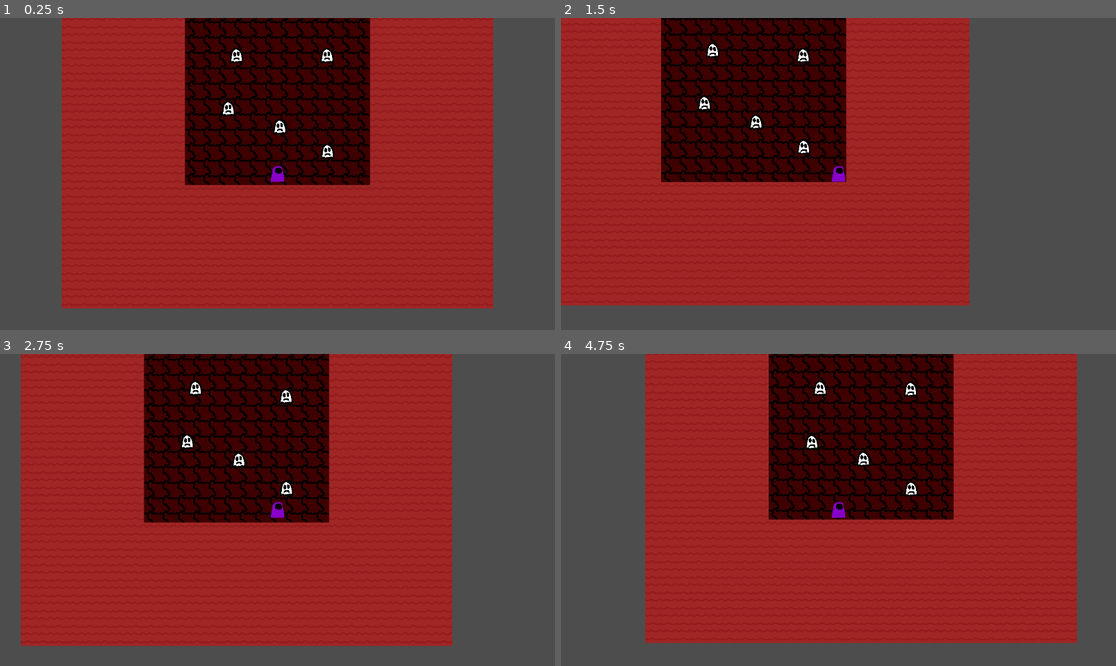
Above: before the commit, frames 1-4 (two rows, left to right).
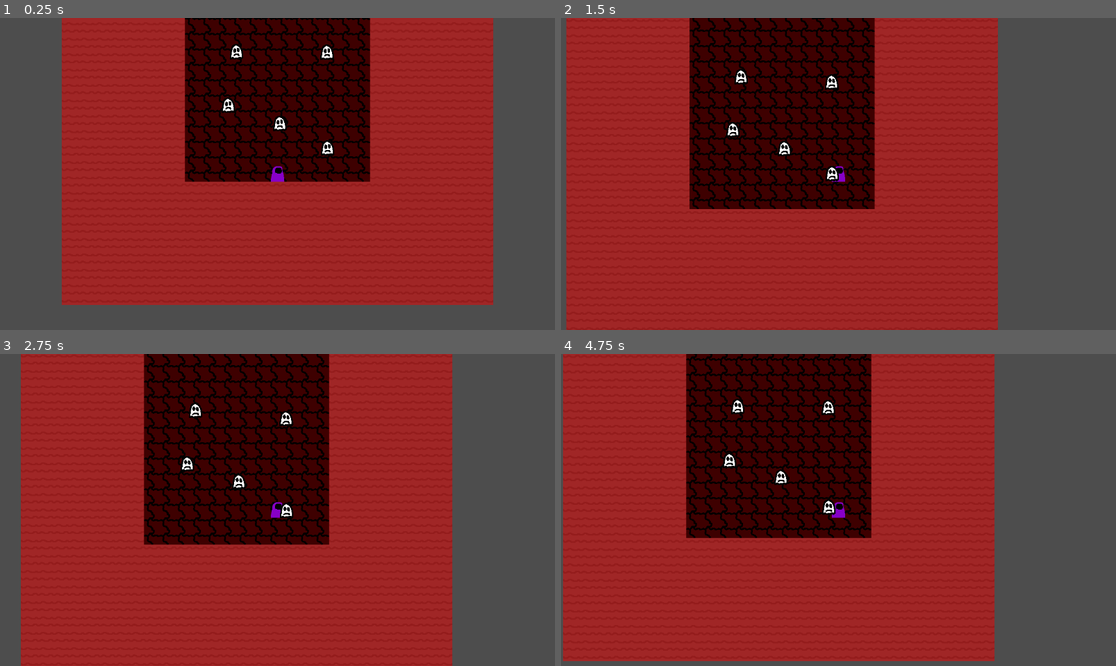
Above: after the commit, the same moments.

Repository: PeachPie413/rgdc-gamejam-2024
Game: Godot game, scene res://scenes/main.tscn
Two runs of this game, one before a commit and one after it. Both use one fixed random seed, a clock stepped at 60 frames per second and the inputs below. The engine's default icon, where the game draws it, is replaced by a stand-in: a white triangle on a blue panel in a dark square.
Inputs (mouse positions are in pixels of both pictures, inside the frame that each line leads up to):
- Up to frame 1 (0.25 s): no input
- Up to frame 2 (1.5 s): move the mouse to (960, 158) at 0.52 s; hold D (move_right) from 0.53 s (still down); tap Space (jump) at 0.6, 0.77, 1.07 s; move the mouse to (727, 189) at 1.27 s; click (727, 189) at 1.35 s
- Up to frame 3 (2.75 s): tap Space (jump) at 1.52, 1.55, 1.82, 2.1 s; move the mouse to (333, 441) at 2.02 s; release D (move_right) at 2.03 s; hold A (move_left) from 2.03 s (still down)
- Up to frame 4 (4.75 s): move the mouse to (810, 572) at 2.77 s; release A (move_left) at 2.78 s; hold D (move_right) 2.78-4.28 s; click (810, 572) at 2.85 s; tap Space (jump) at 3.02, 3.05, 3.32, 3.6, 3.77, 4.07, 4.52, 4.55 s; move the mouse to (1005, 556) at 3.52 s; move the mouse to (672, 463) at 4.27 s; hold A (move_left) from 4.28 s (still down); click (672, 463) at 4.35 s

The runs differ from the first frame. In frame 1, 8.5% of the frame differs, in the area x 11-89%, y 0-94%; in frame 2, 26%; in frame 3, 15%; in frame 4, 54%, in the area x 0-93%, y 0-99%.

Commit message:
fixed player stats

Diff:
--- a/scenes/player.tscn
+++ b/scenes/player.tscn
@@ -12,11 +12,11 @@
 [node name="Player" type="CharacterBody2D"]
 script = ExtResource("1_78ckb")
 horizontal_move_speed = 130.0
-terminal_velocity = 20.0
-upwards_gravity = 20.0
-downwards_velocity = 20.0
-jump_force = 20.0
-time_dilation = 20.0
+terminal_velocity = 500.0
+upwards_gravity = 200.0
+downwards_velocity = 300.0
+jump_force = 150.0
+time_dilation = 0.25
 
 [node name="Camera" type="Camera2D" parent="."]
 
Not shown: 1 places in scenes/jamie_test_scene.tscn that only renumber resources
